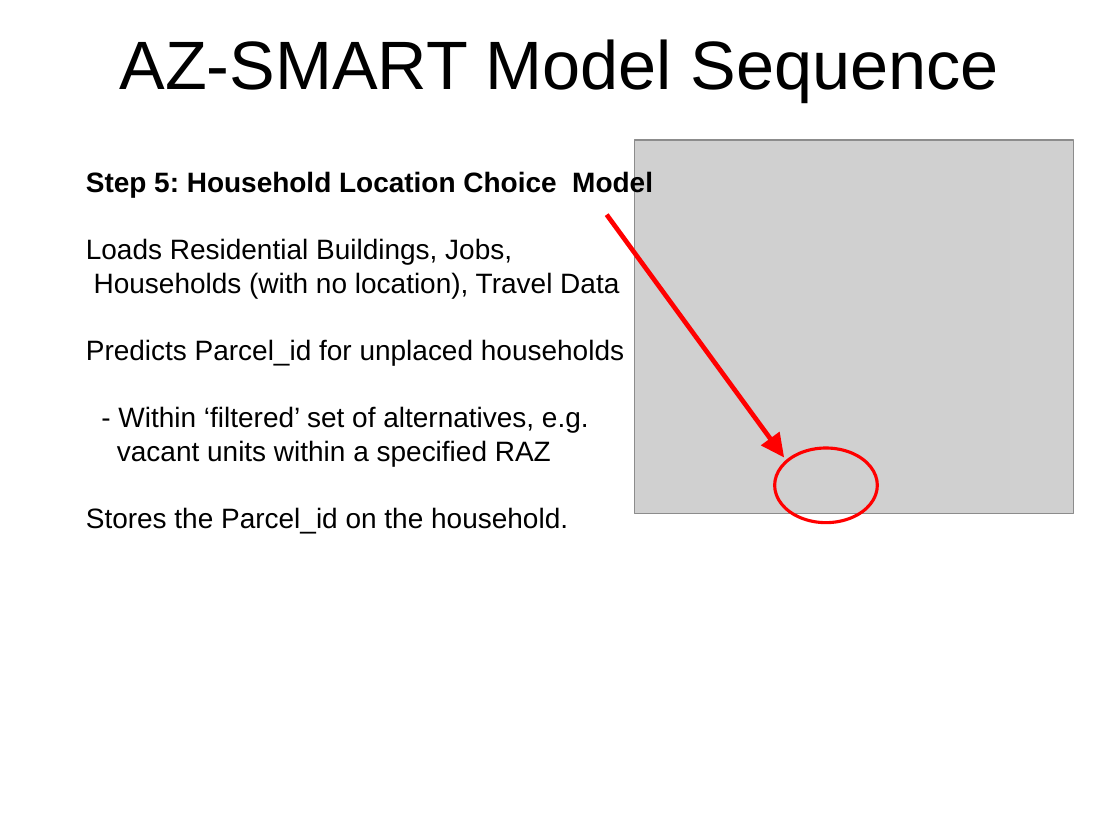
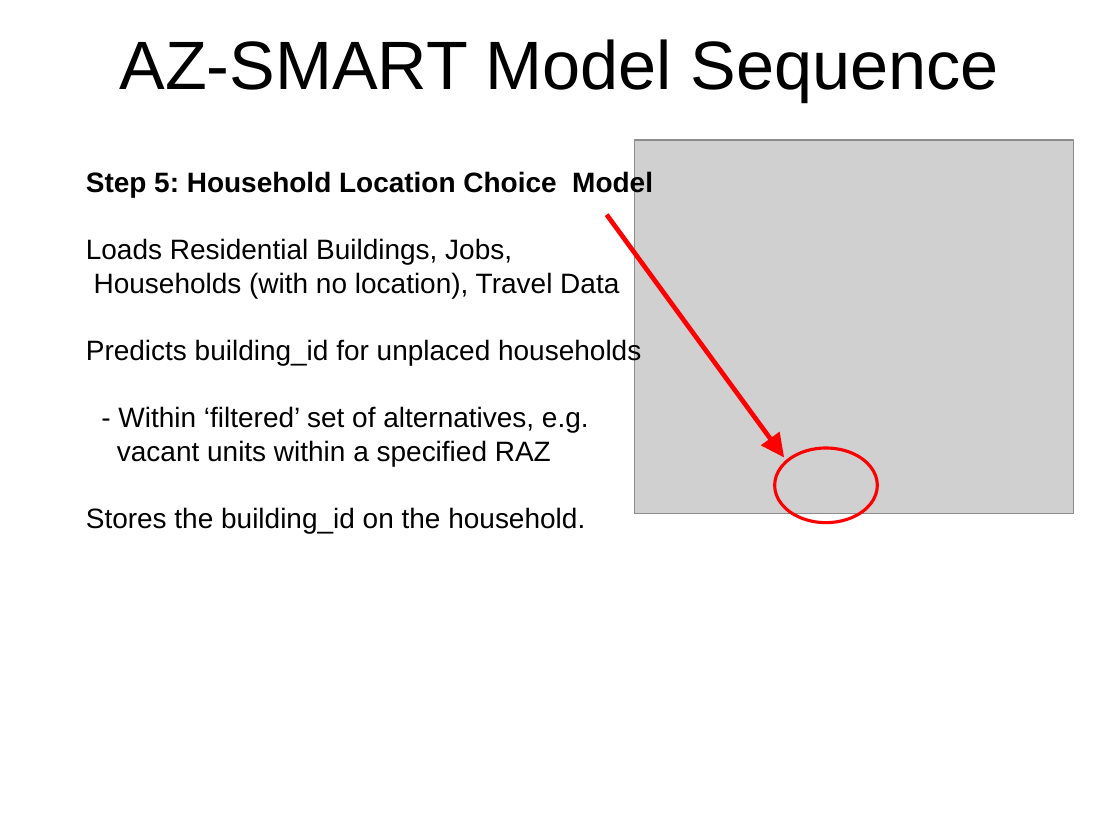
Before and after one commit to psrc/urbansim, a slide deck: slide 11 of az_smart/datamodel/AZ-SMART_model_process.ppt. Drawn at 1120x840 pixels with LibreOffice and Linux fonts; fonts in the diff are those of the drawing; grey boxes stand for pictures. Boxes give left, top, right and bottom in pixels: in the first picture for what was removed or moved away, otherwise in the second. Text is boxed around its words. In the diff, an @@ line names an element or a change of style, - is before the commit and + after.

```diff
--- a/az_smart/datamodel/AZ-SMART_model_process.ppt
+++ b/az_smart/datamodel/AZ-SMART_model_process.ppt
@@ text at [86,338,641,365]: text changed @@
-Predicts Parcel_id for unplaced households
+Predicts building_id for unplaced households
@@ text at [86,507,585,533]: text changed @@
-Stores the Parcel_id on the household.
+Stores the building_id on the household.
```
Also in this commit, not shown: 1 other slide changed.
